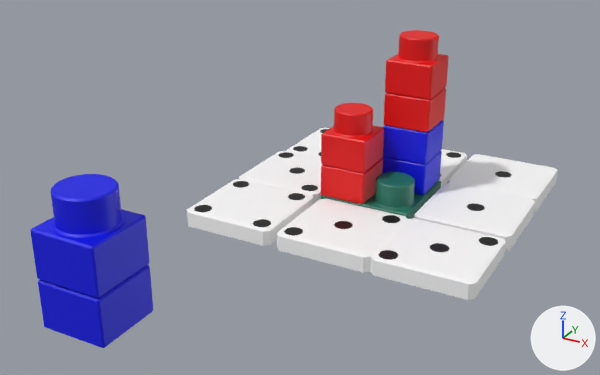
An edit to the glTF model tsixvdo/public/model/model2.glb, drawn before and after from the same camera.
Camera for both pictures: a camera (50 mm lens) standing at (6.57, -15.13, 7.46) and looking at (-0.11, -2.99, 1.39). The lights are fixed; the arrows at lower right show +X, +Y and +Z. Where no turn or scale is listed for an object, it has been applied to the vertices.
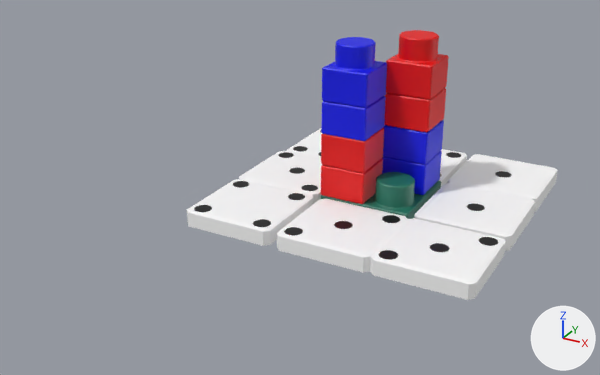
Where the change shows, as pixel boxes [x1, y1, x2, y2] in the pictures (600 x 375 px):
'Cube.025', moved
    before: [30, 174, 153, 348]
    after: [321, 37, 387, 141]

What changed in the scene script:
```text
Change ob_cube_025:
    ob_cube_025.location: (-0.14, -8.32, 1.91) -> (-0.38, -0.21, 1.91)
```
